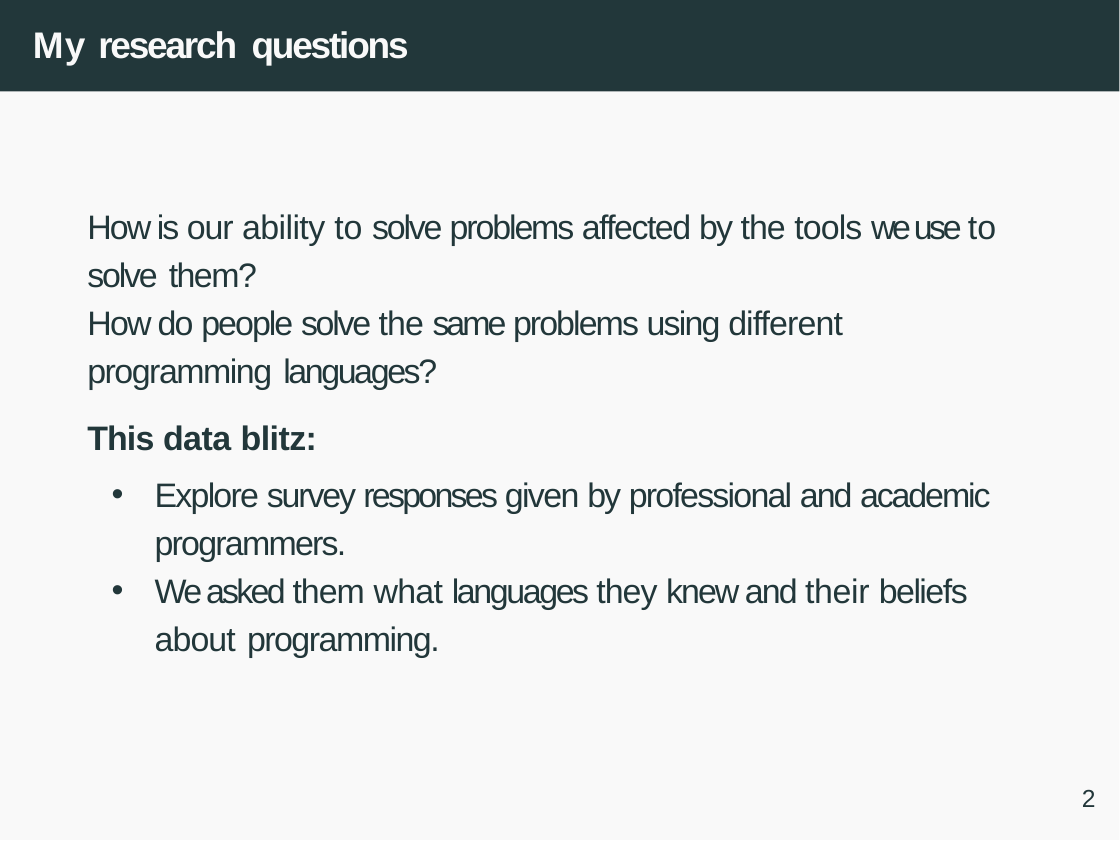
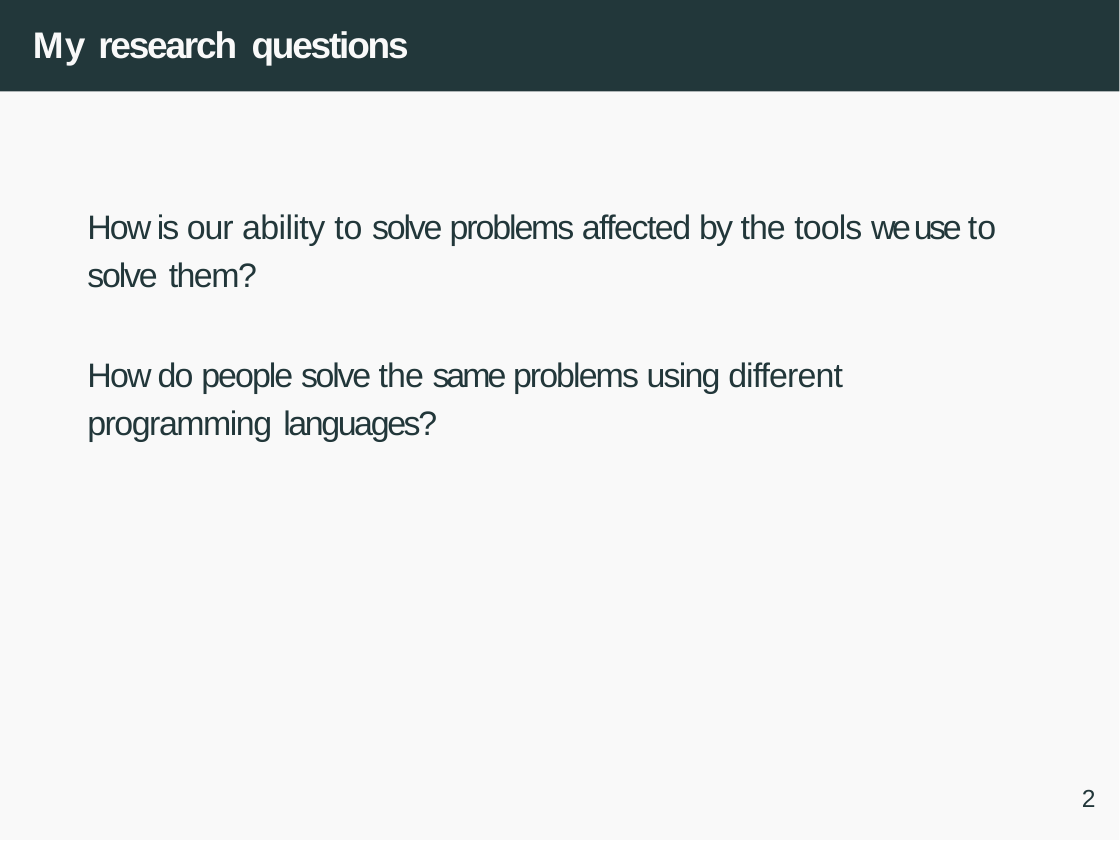
Before and after one commit to qiawenl2/programming-questionnaire, a slide deck: slide 2 of data-blitz.pptx. Drawn at 1120x841 pixels with LibreOffice and Linux fonts; fonts in the diff are those of the drawing. Boxes give left, top, right and bottom in pixels: in the first picture for what was removed or moved away, otherwise in the second. Text is boxed around its words. In the diff, an @@ line names an element or a change of style, - is before the commit and + after.

Commit message:
Final updates to data blitz slides(old)

```diff
--- a/data-blitz.pptx
+++ b/data-blitz.pptx
@@ text at [87, 425, 990, 658]: paragraphs removed @@
-This data blitz:
-• Explore survey responses given by professional and academic programmers.
-• We asked them what languages they knew and their beliefs about programming.
```
Also in this commit, not shown: 5 other slides changed, 1 slide added, 2 slides removed.
